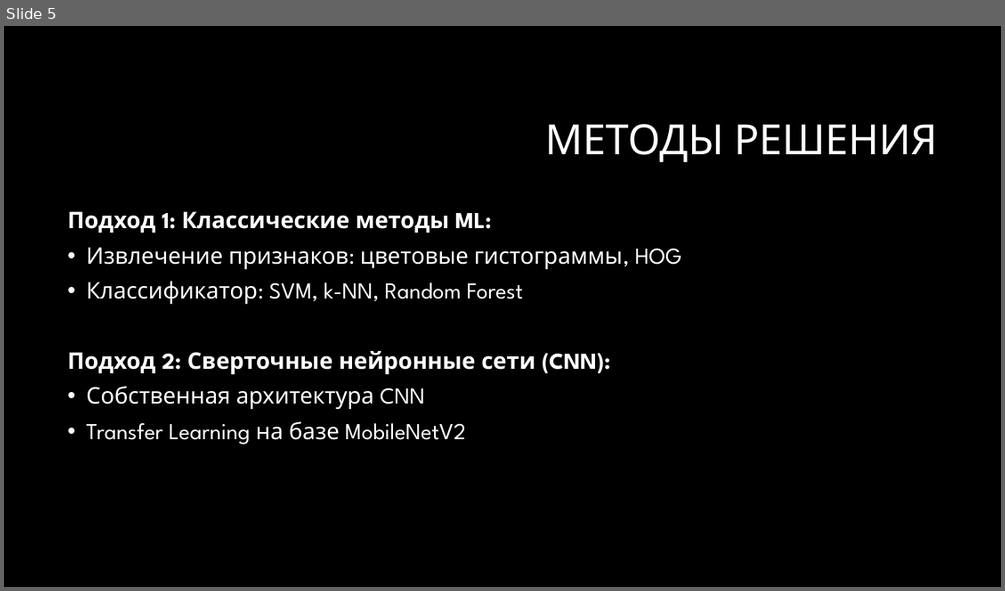
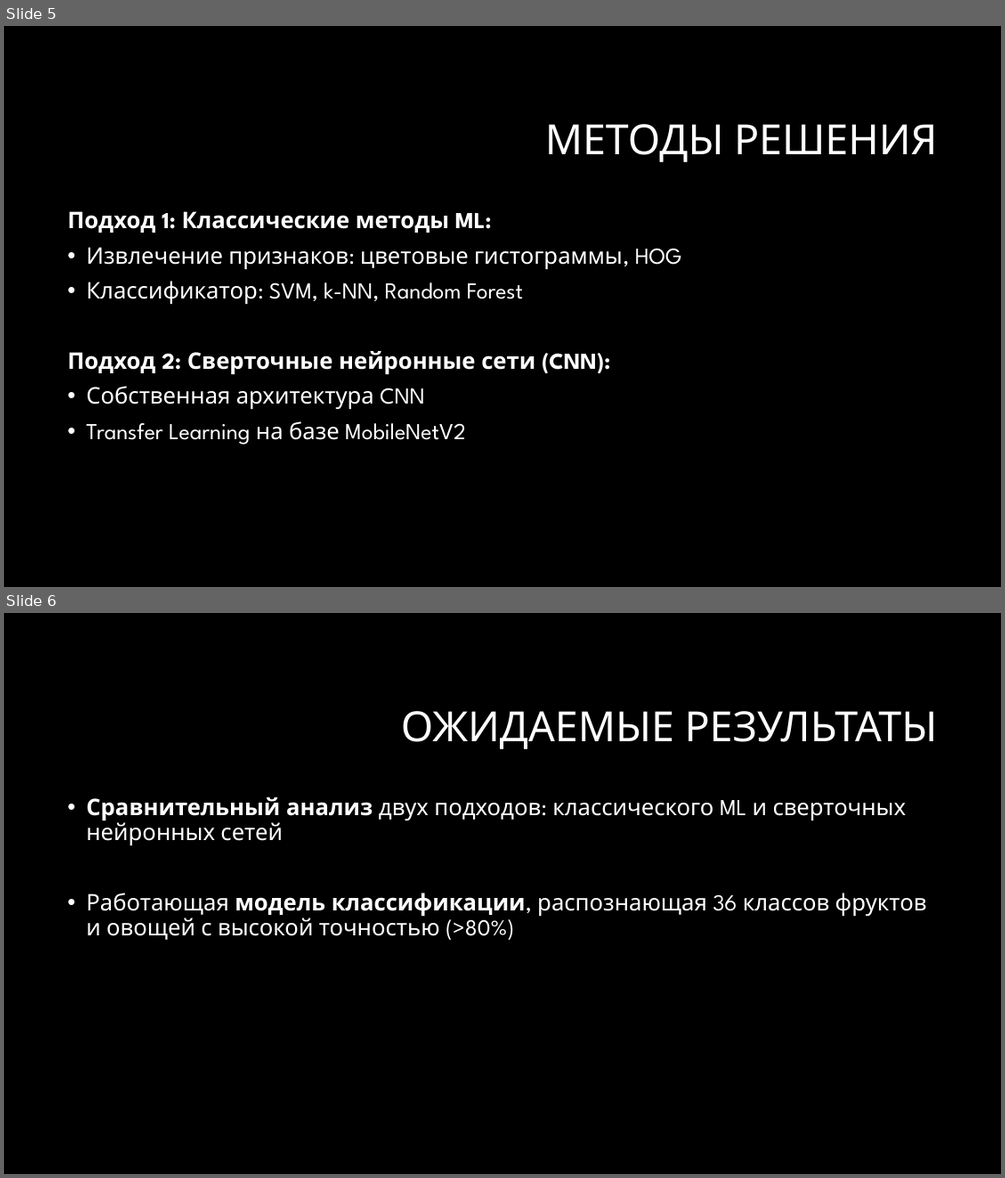
Before and after one commit to Travkova/CV_labs, a slide deck: мини-проект/Классификация фруктов и овощей по изображениям.pptx. Shown one above the other, each under a label of ours: slide 5 before the commit, slides 5 and 6 after it. The pictures are 1005x591 and 1005x1178 pixels, drawn with LibreOffice and Linux fonts; fonts in the diff are those of the drawing; background and template pictures are left out. Boxes give left, top, right and bottom in pixels: in the first picture for what was removed or moved away, otherwise in the second. Text is boxed around its words. In the diff, an @@ line names an element or a change of style, - is before the commit and + after.

Commit message:
добавлен слайд с ожидаемыми результатами

```diff
--- a/мини-проект/Классификация фруктов и овощей по изображениям.pptx
+++ b/мини-проект/Классификация фруктов и овощей по изображениям.pptx
@@ slide 6 added at bbox=[4, 613, 1001, 1174], background #000000 @@
@@ title added at bbox=[401, 711, 938, 749], 40 pt, text #FFFFFF @@
+ОЖИДАЕМЫЕ РЕЗУЛЬТАТЫ
@@ text added at bbox=[86, 797, 927, 940], 22 pt, text #FFFFFF @@
+• Сравнительный анализ двух подходов: классического ML и сверточных нейронных сетей
+• Работающая модель классификации, распознающая 36 классов фруктов и овощей с высокой точностью (>80%)
```
